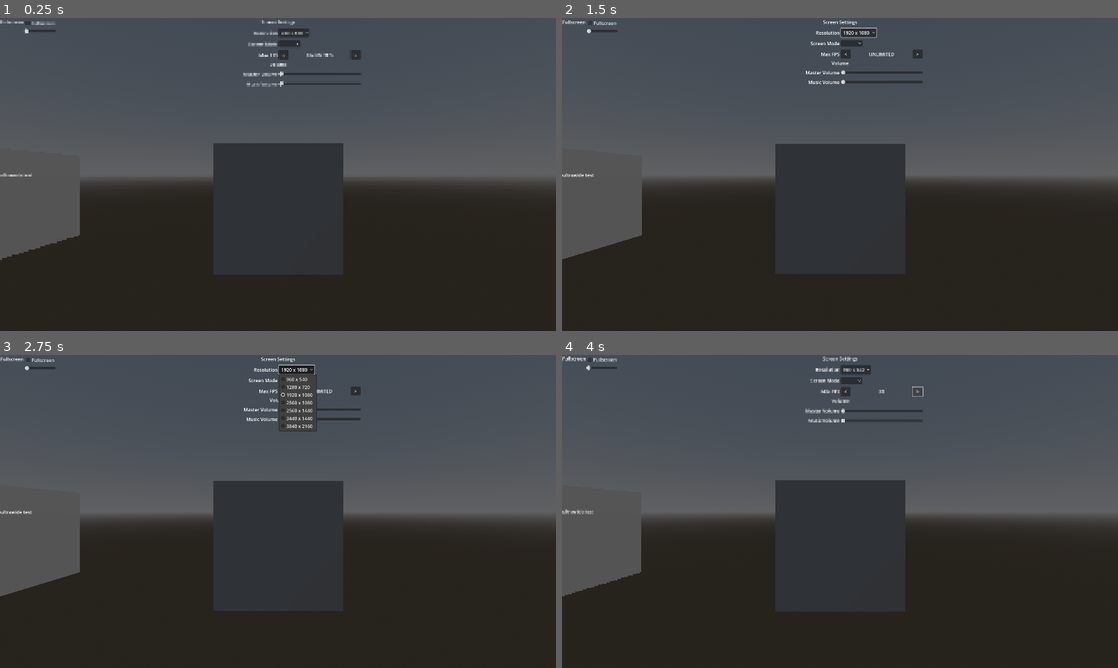
Above: before the commit, frames 1-4 (two rows, left to right).
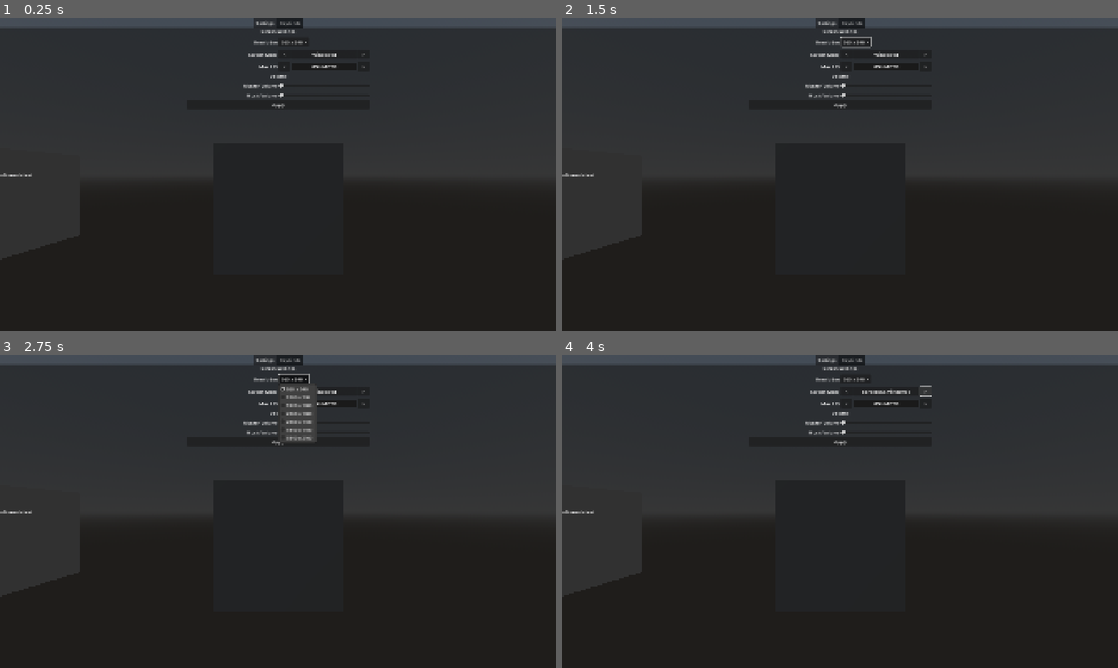
Above: after the commit, the same moments.

Repository: SyntronicZero/Setting-Save-Practice
Game: Godot game, scene res://levels/example_viewport.tscn
The game is run twice, just before and just after one commit, with the same random seed, the same clock (stepped at 60 frames per second) and the same inputs.
Inputs (mouse positions are in pixels of both pictures, inside the frame that each line leads up to):
- Up to frame 1 (0.25 s): no input
- Up to frame 2 (1.5 s): click "960 x 540" at 0.5 s; click "<" at 1.25 s
- Up to frame 3 (2.75 s): click "1920 x 1080" (after the commit: "960 x 540") at 2 s
- Up to frame 4 (4 s): click (851, 380) at 2.77 s; click ">" at 3.5 s

The runs differ from the first frame. In frame 1, 49% of the frame differs, in the area x 0-100%, y 0-78%; in frame 2, 49%; in frame 3, 48%; in frame 4, 49%.

Commit message:
Added screen mode functionality, also took the chance to practice signals more by making the max fps selector a component that can be reused, still have to practice if i did it correctly. Began implementing apply button to replace auto update on setting change.

Diff:
--- a/ConfigFileManager.gd
+++ /dev/null
@@ -1,37 +0,0 @@
-extends Node
-
-var config = ConfigFile.new() #this is our config file vaiable
-const SETTINGS_SAVE_PATH = "user://settings.ini" #this is where we save the file to. Linux is /home/"user"/.local/share/godot/app_userdata/"gamename"
-
-# Called when the node enters the scene tree for the first time.
-func _ready() -> void:
-	if !FileAccess.file_exists(SETTINGS_SAVE_PATH): #if the config file doesnt exist, create a new one and set the following default values
-		#set_value(section, key, value) section(where this value is), key(name of the value), value(whatever we want to save)
-		config.set_value("keybinding", "Up", "W")
-		config.set_value("keybinding", "Down", "S")
-		config.set_value("keybinding", "Left", "A")
-		config.set_value("keybinding", "Right", "D")
-		config.set_value("keybinding", "Jump", "Space")
-		config.set_value("keybinding", "Shoot", "mouse_1")
-
-		#config.set_value("screen", "Fullscreen", false)
-		config.set_value("screen", "Width", DisplayServer.screen_get_size().x) #gets the current screen size and auto sets the ingame resolution to it
-		config.set_value("screen", "Height", DisplayServer.screen_get_size().y)
-		config.set_value("screen", "Max_FPS", 0)
-		config.set_value("screen", "Vsync", false)
-		config.save(SETTINGS_SAVE_PATH)
-
-	else:
-		config.load(SETTINGS_SAVE_PATH) #loads the config file if it exists
-	print(OS.get_user_data_dir())
-	pass # Replace with function body.
-
-func save_screen_settings(key: String, value): #call this func when setting screen settings. "key" is the setting we are updating, "value" is what we are changing it to
-	config.set_value("screen", key, value)
-	config.save(SETTINGS_SAVE_PATH)
-
-func load_screen_settings(): #loads screen settings
-	var screen_settings: Dictionary
-	for key in config.get_section_keys("screen"):
-		screen_settings[key] = config.get_value("screen", key)
-	return screen_settings
--- /dev/null
+++ b/globals/ConfigFileManager.gd
@@ -0,0 +1,53 @@
+extends Node
+#ATTENTION: this is a global settings_config file. It must be autoloaded
+var settings_config = ConfigFile.new() #this is our config file vaiable
+var keybindings_config = ConfigFile.new() #this is the keybindings config
+const SETTINGS_SAVE_PATH = "user://settings.ini" #this is where we save the file to. Linux is /home/"user"/.local/share/godot/app_userdata/"gamename"
+const DEFAULT_SETTINGS_PATH = "res://defaults/default_settings.ini"
+
+const KEYBINDING_SAVE_PATH = "user://keybindings.ini"
+const DEFAULT_KEYBINDINGS_PATH = "res://defaults/default_keybindings.ini"
+
+# Called when the node enters the scene tree for the first time.
+func _ready() -> void:
+	#this is for the settings file, stores settings for screen, fps, volume, etc.
+	if !FileAccess.file_exists(SETTINGS_SAVE_PATH): #if the settings_config file doesnt exist, create a new one and set the following default values
+		#set_value(section, key, value) section(where this value is), key(name of the value), value(whatever we want to save)
+		settings_config.set_value("screen", "Width", DisplayServer.screen_get_size().x) #gets the current screen size and auto sets the ingame resolution to it
+		settings_config.set_value("screen", "Height", DisplayServer.screen_get_size().y)
+		settings_config.set_value("screen", "Window_Mode", 0)
+		settings_config.set_value("screen", "Max_FPS", 0)
+		settings_config.set_value("screen", "Vsync", false)
+		settings_config.save(SETTINGS_SAVE_PATH)
+		settings_config.save(DEFAULT_SETTINGS_PATH)
+
+	else:
+		settings_config.load(SETTINGS_SAVE_PATH) #loads the settings_config file if it exists
+	#this is for keybindings, stores the various keybindings
+	if !FileAccess.file_exists(KEYBINDING_SAVE_PATH):
+		#keyboard bindings
+		keybindings_config.set_value("keyboard", "Up", "W")
+		keybindings_config.set_value("keyboard", "Down", "S")
+		keybindings_config.set_value("keyboard", "Left", "A")
+		keybindings_config.set_value("keyboard", "Right", "D")
+		keybindings_config.set_value("keyboard", "Jump", "Space")
+		keybindings_config.set_value("keyboard", "Shoot", "mouse_1")
+		#controller bindings
+		keybindings_config.set_value("controller", "placeholder", "x")
+		keybindings_config.save(KEYBINDING_SAVE_PATH)
+		keybindings_config.save(DEFAULT_KEYBINDINGS_PATH)
+	else:
+		keybindings_config.load(DEFAULT_KEYBINDINGS_PATH)
+	print(OS.get_user_data_dir())
+	pass # Replace with function body.
+
+func save_screen_settings(key: String, value): #call this func when setting screen settings. "key" is the setting we are updating, "value" is what we are changing it to
+	settings_config.set_value("screen", key, value)
+	settings_config.save(SETTINGS_SAVE_PATH)
+
+func load_screen_settings(): #loads screen settings
+	var screen_settings: Dictionary
+	if settings_config.has_section("screen"):
+		for key in settings_config.get_section_keys("screen"):
+			screen_settings[key] = settings_config.get_value("screen", key)
+	return screen_settings
--- /dev/null
+++ b/globals/ConfigsChanged.gd
@@ -0,0 +1,3 @@
+extends Node
+
+@onready var changed_screen_settings: Dictionary = {}
--- /dev/null
+++ b/menus/components/h_select.gd
@@ -0,0 +1,32 @@
+extends HBoxContainer
+@onready var selected_label: Label = $Selected
+
+@export var option_selected: int
+@export var max_options: int
+
+
+signal update_option_selected(value: int) #delcares a custom signal
+
+# Called when the node enters the scene tree for the first time.
+func _ready() -> void:
+	pass # Replace with function body.
+
+func update_label(value): #updates the labels display
+	selected_label.text = str(value)
+
+func update_selected(input_array: Array, value):
+	if input_array.has(value):
+		option_selected = input_array.find(value)
+
+func _on_left_button_pressed() -> void:
+	if option_selected > 0:
+		option_selected -= 1
+		emit_signal("update_option_selected", option_selected) #emits the custom signal with the argument
+	pass # Replace with function body.
+
+
+func _on_right_button_pressed() -> void:
+	if option_selected < max_options:
+		option_selected += 1
+		emit_signal("update_option_selected", option_selected)
+	pass # Replace with function body.
--- /dev/null
+++ b/menus/components/h_select.tscn
@@ -0,0 +1,40 @@
+[gd_scene load_steps=2 format=3 uid="uid://bforowjk5phpy"]
+
+[ext_resource type="Script" uid="uid://dgpbkfsqttfvd" path="res://menus/components/h_select.gd" id="1_n3wnn"]
+
+[node name="HSelect" type="HBoxContainer"]
+size_flags_horizontal = 3
+script = ExtResource("1_n3wnn")
+
+[node name="LeftButton" type="Button" parent="."]
+layout_mode = 2
+size_flags_horizontal = 3
+text = "<"
+
+[node name="Selected" type="Label" parent="."]
+layout_mode = 2
+size_flags_horizontal = 3
+size_flags_stretch_ratio = 6.0
+text = "LABEL TEXT HERE"
+horizontal_alignment = 1
+
+[node name="Panel" type="Panel" parent="Selected"]
+show_behind_parent = true
+layout_mode = 1
+anchors_preset = 15
+anchor_right = 1.0
+anchor_bottom = 1.0
+offset_left = -2.0
+offset_top = -4.0
+offset_right = 2.0
+offset_bottom = 4.0
+grow_horizontal = 2
+grow_vertical = 2
+
+[node name="RightButton" type="Button" parent="."]
+layout_mode = 2
+size_flags_horizontal = 3
+text = ">"
+
+[connection signal="pressed" from="LeftButton" to="." method="_on_left_button_pressed"]
+[connection signal="pressed" from="RightButton" to="." method="_on_right_button_pressed"]
--- a/menus/max_fps_setting.gd
+++ b/menus/max_fps_setting.gd
@@ -6,25 +6,22 @@
 
 
 var framerates: PackedInt32Array = [0, 30, 60, 75, 120, 144, 240] #0 denotes unlimited fps
-var selected_framerate: int = 0
+var selected_framerate: int = 0 #current selected fps represented as the arrays index
 
 # Called when the node enters the scene tree for the first time.
 func _ready() -> void:
 	update_label(selected_fps_label, screen_settings.Max_FPS)
 	update_selected_framerate(screen_settings.Max_FPS)
 	Engine.max_fps = screen_settings.Max_FPS
-	pass # Replace with function body.
 
-func _process(delta: float) -> void:
-	print(Engine.get_frames_per_second())
 
-func update_label(label: Label, value):
+func update_label(label: Label, value: int): #updates the labels display
 	if value == 0:
 		label.text = "UNLIMITED"
 	else:
 		label.text = str(value)
 
-func update_selected_framerate(value: int):
+func update_selected_framerate(value: int): #updates the currently selected framerate variable by finding if the framerate exists in the array and sets the selected frame var to the index the framerate exists at
 	if framerates.has(value):
 		selected_framerate = framerates.find(value)
 
@@ -33,15 +30,14 @@
 	if selected_framerate > 0:
 		selected_framerate -= 1
 		update_label(selected_fps_label, framerates[selected_framerate])
-		ConfigFileManager.save_screen_settings("Max_FPS", framerates[selected_framerate])
+		#ConfigFileManager.save_screen_settings("Max_FPS", framerates[selected_framerate])
+		ConfigsChanged.changed_screen_settings.set("Max_FPS", framerates[selected_framerate])
 		Engine.max_fps = framerates[selected_framerate]
-	pass # Replace with function body.
-
 
 func _on_right_button_pressed() -> void:
 	if selected_framerate < (framerates.size() - 1):
 		selected_framerate += 1
 		update_label(selected_fps_label, framerates[selected_framerate])
-		ConfigFileManager.save_screen_settings("Max_FPS", framerates[selected_framerate])
+		#ConfigFileManager.save_screen_settings("Max_FPS", framerates[selected_framerate])
+		ConfigsChanged.changed_screen_settings.set("Max_FPS", framerates[selected_framerate])
 		Engine.max_fps = framerates[selected_framerate]
-	pass # Replace with function body.
--- /dev/null
+++ b/menus/mode_setting.gd
@@ -0,0 +1,37 @@
+extends HBoxContainer
+@onready var screen_settings = ConfigFileManager.load_screen_settings() #loads the screen settings into a variable, which allows read access to the properties in it
+@onready var h_select_2: HBoxContainer = $HSelect2
+var mode_options: Array = [DisplayServer.WINDOW_MODE_WINDOWED, DisplayServer.WINDOW_MODE_WINDOWED, DisplayServer.WINDOW_MODE_FULLSCREEN] #windowed, borderless window, fullscreen
+
+# Called when the node enters the scene tree for the first time.
+func _ready() -> void:
+	h_select_2.update_label(label_names(screen_settings.Window_Mode))
+	h_select_2.max_options = mode_options.size() - 1
+	h_select_2.option_selected = screen_settings.Window_Mode
+	update_borderless(screen_settings.Window_Mode)
+	DisplayServer.window_set_mode(mode_options[screen_settings.Window_Mode])
+	pass # Replace with function body.
+
+func label_names(array_index: int) -> String:
+	if array_index == 0:
+		return "Windowed"
+	elif array_index == 1:
+		return "Borderless Windowed"
+	elif array_index == 2:
+		return "Fullscreen"
+	else:
+		return ""
+
+func update_borderless(array_index: int):
+	if array_index ==1:
+		DisplayServer.window_set_flag(DisplayServer.WINDOW_FLAG_BORDERLESS, true)
+	else:
+		DisplayServer.window_set_flag(DisplayServer.WINDOW_FLAG_BORDERLESS, false)
+
+
+func _on_h_select_2_update_option_selected(value: int) -> void:
+	h_select_2.update_label(label_names(value))
+	update_borderless(value)
+	DisplayServer.window_set_mode(mode_options[value])
+	ConfigFileManager.save_screen_settings("Window_Mode", value)
+	pass # Replace with function body.
--- a/menus/settings.gd
+++ b/menus/settings.gd
@@ -1,8 +1,8 @@
 extends CanvasLayer
 
-@onready var fullscreen_button: CheckBox = $Background/HBoxContainer/VBoxContainer/FullscreenButton
+var screen_settings = ConfigFileManager.load_screen_settings() #loads the screen settings into a variable, which allows read access to the properties in it
 
-var screen_settings = ConfigFileManager.load_screen_settings() #loads the screen settings into a variable, which allows read access to the properties in it
+signal apply_settings()
 
 # Called when the node enters the scene tree for the first time.
 func _ready() -> void:
@@ -12,7 +12,11 @@
 
 
 
-
-func _on_fullscreen_button_toggled(toggled_on: bool) -> void:
-	ConfigFileManager.save_screen_settings("Fullscreen", toggled_on)
+func _on_apply_settings_pressed() -> void:
+	print(ConfigsChanged.changed_screen_settings)
+	if ConfigsChanged.changed_screen_settings.size() > 0:
+		for key in ConfigsChanged.changed_screen_settings:
+			ConfigFileManager.save_screen_settings(key, ConfigsChanged.changed_screen_settings[key])
+			print(key)
+	apply_settings.emit()
 	pass # Replace with function body.
--- a/menus/settings.tscn
+++ b/menus/settings.tscn
@@ -1,8 +1,13 @@
-[gd_scene load_steps=4 format=3 uid="uid://cqnhk1l0pbdht"]
+[gd_scene load_steps=7 format=3 uid="uid://cqnhk1l0pbdht"]
 
 [ext_resource type="Script" uid="uid://cuk1knkdwbg16" path="res://menus/settings.gd" id="1_urrvo"]
 [ext_resource type="Script" uid="uid://bkev3y82nlwue" path="res://menus/resolution_dropdown.gd" id="2_kot5a"]
 [ext_resource type="Script" uid="uid://dmop6wxwou5f6" path="res://menus/max_fps_setting.gd" id="3_0uirt"]
+[ext_resource type="Script" uid="uid://5wlxubnw2pt8" path="res://menus/mode_setting.gd" id="3_d8eyj"]
+[ext_resource type="PackedScene" uid="uid://bforowjk5phpy" path="res://menus/components/h_select.tscn" id="3_hjugb"]
+
+[sub_resource type="StyleBoxFlat" id="StyleBoxFlat_0uirt"]
+bg_color = Color(0.103744, 0.103744, 0.103743, 1)
 
 [node name="Settings" type="CanvasLayer"]
 script = ExtResource("1_urrvo")
@@ -13,151 +18,171 @@
 anchor_bottom = 1.0
 grow_horizontal = 2
 grow_vertical = 2
+mouse_filter = 2
 
-[node name="HBoxContainer" type="HBoxContainer" parent="Background"]
+[node name="TabContainer" type="TabContainer" parent="Background"]
 layout_mode = 1
 anchors_preset = 15
 anchor_right = 1.0
 anchor_bottom = 1.0
 grow_horizontal = 2
 grow_vertical = 2
+tab_alignment = 1
+current_tab = 0
+tab_focus_mode = 0
 
-[node name="VBoxContainer2" type="VBoxContainer" parent="Background/HBoxContainer"]
+[node name="Settings" type="Control" parent="Background/TabContainer"]
 layout_mode = 2
+mouse_filter = 2
+metadata/_tab_index = 0
 
-[node name="FullscreenLabel" type="Label" parent="Background/HBoxContainer/VBoxContainer2"]
-layout_mode = 2
-text = "Fullscreen"
-
-[node name="VBoxContainer" type="VBoxContainer" parent="Background/HBoxContainer"]
-layout_mode = 2
-
-[node name="FullscreenButton" type="CheckBox" parent="Background/HBoxContainer/VBoxContainer"]
-layout_mode = 2
-text = "Fullscreen"
-
-[node name="HSlider" type="HSlider" parent="Background/HBoxContainer/VBoxContainer"]
-layout_mode = 2
-
-[node name="OptionsList" type="VBoxContainer" parent="Background"]
+[node name="OptionsList" type="VBoxContainer" parent="Background/TabContainer/Settings"]
 layout_mode = 1
 anchors_preset = 13
 anchor_left = 0.5
 anchor_right = 0.5
 anchor_bottom = 1.0
-offset_left = -285.0
-offset_right = 285.0
+offset_left = -315.0
+offset_right = 315.0
 grow_horizontal = 2
 grow_vertical = 2
 
-[node name="ScreenSettings" type="VBoxContainer" parent="Background/OptionsList"]
+[node name="ScreenSettings" type="VBoxContainer" parent="Background/TabContainer/Settings/OptionsList"]
 layout_mode = 2
 theme_override_constants/separation = 10
 
-[node name="ScreenSettingsLabel" type="Label" parent="Background/OptionsList/ScreenSettings"]
+[node name="ScreenSettingsLabel" type="Label" parent="Background/TabContainer/Settings/OptionsList/ScreenSettings"]
 layout_mode = 2
 text = "Screen Settings"
 horizontal_alignment = 1
 
-[node name="ResolutionSetting" type="HBoxContainer" parent="Background/OptionsList/ScreenSettings"]
+[node name="ResolutionSetting" type="HBoxContainer" parent="Background/TabContainer/Settings/OptionsList/ScreenSettings"]
 layout_mode = 2
 alignment = 1
 
-[node name="ResolutionLabel" type="Label" parent="Background/OptionsList/ScreenSettings/ResolutionSetting"]
+[node name="ResolutionLabel" type="Label" parent="Background/TabContainer/Settings/OptionsList/ScreenSettings/ResolutionSetting"]
 layout_mode = 2
 size_flags_horizontal = 10
 text = "Resolution"
 vertical_alignment = 1
 
-[node name="ResolutionDropdown" type="OptionButton" parent="Background/OptionsList/ScreenSettings/ResolutionSetting"]
+[node name="ResolutionDropdown" type="OptionButton" parent="Background/TabContainer/Settings/OptionsList/ScreenSettings/ResolutionSetting"]
 custom_minimum_size = Vector2(75, 0)
 layout_mode = 2
 size_flags_horizontal = 2
 fit_to_longest_item = false
 script = ExtResource("2_kot5a")
 
-[node name="ModeSetting" type="HBoxContainer" parent="Background/OptionsList/ScreenSettings"]
+[node name="ModeSetting" type="HBoxContainer" parent="Background/TabContainer/Settings/OptionsList/ScreenSettings"]
 layout_mode = 2
 alignment = 1
+script = ExtResource("3_d8eyj")
 
-[node name="ModeLabel" type="Label" parent="Background/OptionsList/ScreenSettings/ModeSetting"]
+[node name="ModeLabel" type="Label" parent="Background/TabContainer/Settings/OptionsList/ScreenSettings/ModeSetting"]
 layout_mode = 2
 size_flags_horizontal = 10
 text = "Screen Mode"
 vertical_alignment = 1
 
-[node name="ModeDropdown" type="OptionButton" parent="Background/OptionsList/ScreenSettings/ModeSetting"]
-custom_minimum_size = Vector2(75, 0)
+[node name="HSelect2" parent="Background/TabContainer/Settings/OptionsList/ScreenSettings/ModeSetting" instance=ExtResource("3_hjugb")]
 layout_mode = 2
-size_flags_horizontal = 2
-fit_to_longest_item = false
 
-[node name="MaxFPSSetting" type="HBoxContainer" parent="Background/OptionsList/ScreenSettings"]
+[node name="MaxFPSSetting" type="HBoxContainer" parent="Background/TabContainer/Settings/OptionsList/ScreenSettings"]
 layout_mode = 2
 script = ExtResource("3_0uirt")
 
-[node name="MaxFPSLabel" type="Label" parent="Background/OptionsList/ScreenSettings/MaxFPSSetting"]
+[node name="MaxFPSLabel" type="Label" parent="Background/TabContainer/Settings/OptionsList/ScreenSettings/MaxFPSSetting"]
 layout_mode = 2
 size_flags_horizontal = 10
 text = "Max FPS"
 
-[node name="HSelect" type="HBoxContainer" parent="Background/OptionsList/ScreenSettings/MaxFPSSetting"]
+[node name="HSelect" type="HBoxContainer" parent="Background/TabContainer/Settings/OptionsList/ScreenSettings/MaxFPSSetting"]
 layout_mode = 2
 size_flags_horizontal = 3
 
-[node name="LeftButton" type="Button" parent="Background/OptionsList/ScreenSettings/MaxFPSSetting/HSelect"]
+[node name="LeftButton" type="Button" parent="Background/TabContainer/Settings/OptionsList/ScreenSettings/MaxFPSSetting/HSelect"]
 layout_mode = 2
 size_flags_horizontal = 3
 text = "<"
 
-[node name="SelectedFPS" type="Label" parent="Background/OptionsList/ScreenSettings/MaxFPSSetting/HSelect"]
+[node name="SelectedFPS" type="Label" parent="Background/TabContainer/Settings/OptionsList/ScreenSettings/MaxFPSSetting/HSelect"]
 layout_mode = 2
 size_flags_horizontal = 3
 size_flags_stretch_ratio = 6.0
+theme_override_styles/normal = SubResource("StyleBoxFlat_0uirt")
 text = "FPS HERE"
 horizontal_alignment = 1
 
-[node name="RightButton" type="Button" parent="Background/OptionsList/ScreenSettings/MaxFPSSetting/HSelect"]
+[node name="RightButton" type="Button" parent="Background/TabContainer/Settings/OptionsList/ScreenSettings/MaxFPSSetting/HSelect"]
 layout_mode = 2
 size_flags_horizontal = 3
 text = ">"
 
-[node name="VolumeSettings" type="VBoxContainer" parent="Background/OptionsList"]
+[node name="VolumeSettings" type="VBoxContainer" parent="Background/TabContainer/Settings/OptionsList"]
 layout_mode = 2
 theme_override_constants/separation = 10
 
-[node name="VolumeLabel" type="Label" parent="Background/OptionsList/VolumeSettings"]
+[node name="VolumeLabel" type="Label" parent="Background/TabContainer/Settings/OptionsList/VolumeSettings"]
 layout_mode = 2
 text = "Volume"
 horizontal_alignment = 1
 
-[node name="MasterVolumeSetting" type="HBoxContainer" parent="Background/OptionsList/VolumeSettings"]
+[node name="MasterVolumeSetting" type="HBoxContainer" parent="Background/TabContainer/Settings/OptionsList/VolumeSettings"]
 layout_mode = 2
 
-[node name="MasterVolLabel" type="Label" parent="Background/OptionsList/VolumeSettings/MasterVolumeSetting"]
+[node name="MasterVolLabel" type="Label" parent="Background/TabContainer/Settings/OptionsList/VolumeSettings/MasterVolumeSetting"]
 layout_mode = 2
 size_flags_horizontal = 10
 text = "Master Volume"
 
-[node name="MasterVolSlider" type="HSlider" parent="Background/OptionsList/VolumeSettings/MasterVolumeSetting"]
+[node name="MasterVolSlider" type="HSlider" parent="Background/TabContainer/Settings/OptionsList/VolumeSettings/MasterVolumeSetting"]
 layout_mode = 2
 size_flags_horizontal = 3
 size_flags_vertical = 4
 
-[node name="MusicVolumeSetting" type="HBoxContainer" parent="Background/OptionsList/VolumeSettings"]
+[node name="MusicVolumeSetting" type="HBoxContainer" parent="Background/TabContainer/Settings/OptionsList/VolumeSettings"]
 layout_mode = 2
 
-[node name="MusicVolLabel" type="Label" parent="Background/OptionsList/VolumeSettings/MusicVolumeSetting"]
+[node name="MusicVolLabel" type="Label" parent="Background/TabContainer/Settings/OptionsList/VolumeSettings/MusicVolumeSetting"]
 layout_mode = 2
 size_flags_horizontal = 10
 text = "Music Volume"
 
-[node name="MusicVolSlider" type="HSlider" parent="Background/OptionsList/VolumeSettings/MusicVolumeSetting"]
+[node name="MusicVolSlider" type="HSlider" parent="Background/TabContainer/Settings/OptionsList/VolumeSettings/MusicVolumeSetting"]
 layout_mode = 2
 size_flags_horizontal = 3
 size_flags_vertical = 4
 
-[connection signal="toggled" from="Background/HBoxContainer/VBoxContainer/FullscreenButton" to="." method="_on_fullscreen_button_toggled"]
-[connection signal="item_selected" from="Background/OptionsList/ScreenSettings/ResolutionSetting/ResolutionDropdown" to="Background/OptionsList/ScreenSettings/ResolutionSetting/ResolutionDropdown" method="_on_item_selected"]
-[connection signal="pressed" from="Background/OptionsList/ScreenSettings/MaxFPSSetting/HSelect/LeftButton" to="Background/OptionsList/ScreenSettings/MaxFPSSetting" method="_on_left_button_pressed"]
-[connection signal="pressed" from="Background/OptionsList/ScreenSettings/MaxFPSSetting/HSelect/RightButton" to="Background/OptionsList/ScreenSettings/MaxFPSSetting" method="_on_right_button_pressed"]
+[node name="ApplySettings" type="Button" parent="Background/TabContainer/Settings/OptionsList"]
+layout_mode = 2
+text = "Apply"
+
+[node name="Keybinds" type="Control" parent="Background/TabContainer"]
+visible = false
+layout_mode = 2
+metadata/_tab_index = 1
+
+[node name="KeybindTabs" type="TabContainer" parent="Background/TabContainer/Keybinds"]
+layout_mode = 1
+anchors_preset = 15
+anchor_right = 1.0
+anchor_bottom = 1.0
+grow_horizontal = 2
+grow_vertical = 2
+tab_alignment = 1
+current_tab = 1
+
+[node name="Keyboard" type="Control" parent="Background/TabContainer/Keybinds/KeybindTabs"]
+visible = false
+layout_mode = 2
+metadata/_tab_index = 0
+
+[node name="Controller" type="Control" parent="Background/TabContainer/Keybinds/KeybindTabs"]
+layout_mode = 2
+metadata/_tab_index = 1
+
+[connection signal="item_selected" from="Background/TabContainer/Settings/OptionsList/ScreenSettings/ResolutionSetting/ResolutionDropdown" to="Background/TabContainer/Settings/OptionsList/ScreenSettings/ResolutionSetting/ResolutionDropdown" method="_on_item_selected"]
+[connection signal="update_option_selected" from="Background/TabContainer/Settings/OptionsList/ScreenSettings/ModeSetting/HSelect2" to="Background/TabContainer/Settings/OptionsList/ScreenSettings/ModeSetting" method="_on_h_select_2_update_option_selected"]
+[connection signal="pressed" from="Background/TabContainer/Settings/OptionsList/ScreenSettings/MaxFPSSetting/HSelect/LeftButton" to="Background/TabContainer/Settings/OptionsList/ScreenSettings/MaxFPSSetting" method="_on_left_button_pressed"]
+[connection signal="pressed" from="Background/TabContainer/Settings/OptionsList/ScreenSettings/MaxFPSSetting/HSelect/RightButton" to="Background/TabContainer/Settings/OptionsList/ScreenSettings/MaxFPSSetting" method="_on_right_button_pressed"]
+[connection signal="pressed" from="Background/TabContainer/Settings/OptionsList/ApplySettings" to="." method="_on_apply_settings_pressed"]
--- a/project.godot
+++ b/project.godot
@@ -15,9 +15,14 @@
 config/features=PackedStringArray("4.4", "Forward Plus")
 config/icon="res://icon.svg"
 
+[audio]
+
+buses/default_bus_layout="uid://buf4e0gc2ibi4"
+
 [autoload]
 
-ConfigFileManager="*res://ConfigFileManager.gd"
+ConfigFileManager="*res://globals/ConfigFileManager.gd"
+ConfigsChanged="*res://globals/ConfigsChanged.gd"
 
 [display]
 
--- /dev/null
+++ b/settings_menu_audio_bus_layout.tres
@@ -0,0 +1,15 @@
+[gd_resource type="AudioBusLayout" format=3 uid="uid://buf4e0gc2ibi4"]
+
+[resource]
+bus/1/name = &"Music"
+bus/1/solo = false
+bus/1/mute = false
+bus/1/bypass_fx = false
+bus/1/volume_db = 0.0
+bus/1/send = &"Master"
+bus/2/name = &"Sound Effects"
+bus/2/solo = false
+bus/2/mute = false
+bus/2/bypass_fx = false
+bus/2/volume_db = 0.0
+bus/2/send = &"Master"
Not shown, added: audio/music/urban_shop_bpm92.ogg.import
Not shown, added: defaults/default_keybindings.ini
Not shown, added: defaults/default_settings.ini
Renamed: ConfigFileManager.gd.uid -> globals/ConfigFileManager.gd.uid
Not shown, added: globals/ConfigsChanged.gd.uid
Not shown, added: menus/components/h_select.gd.uid
Not shown, added: menus/mode_setting.gd.uid
Not shown, added: audio/music/urban_shop_bpm92.ogg
Not shown, added: audio/soundfx/synthetic_explosion_1.flac
